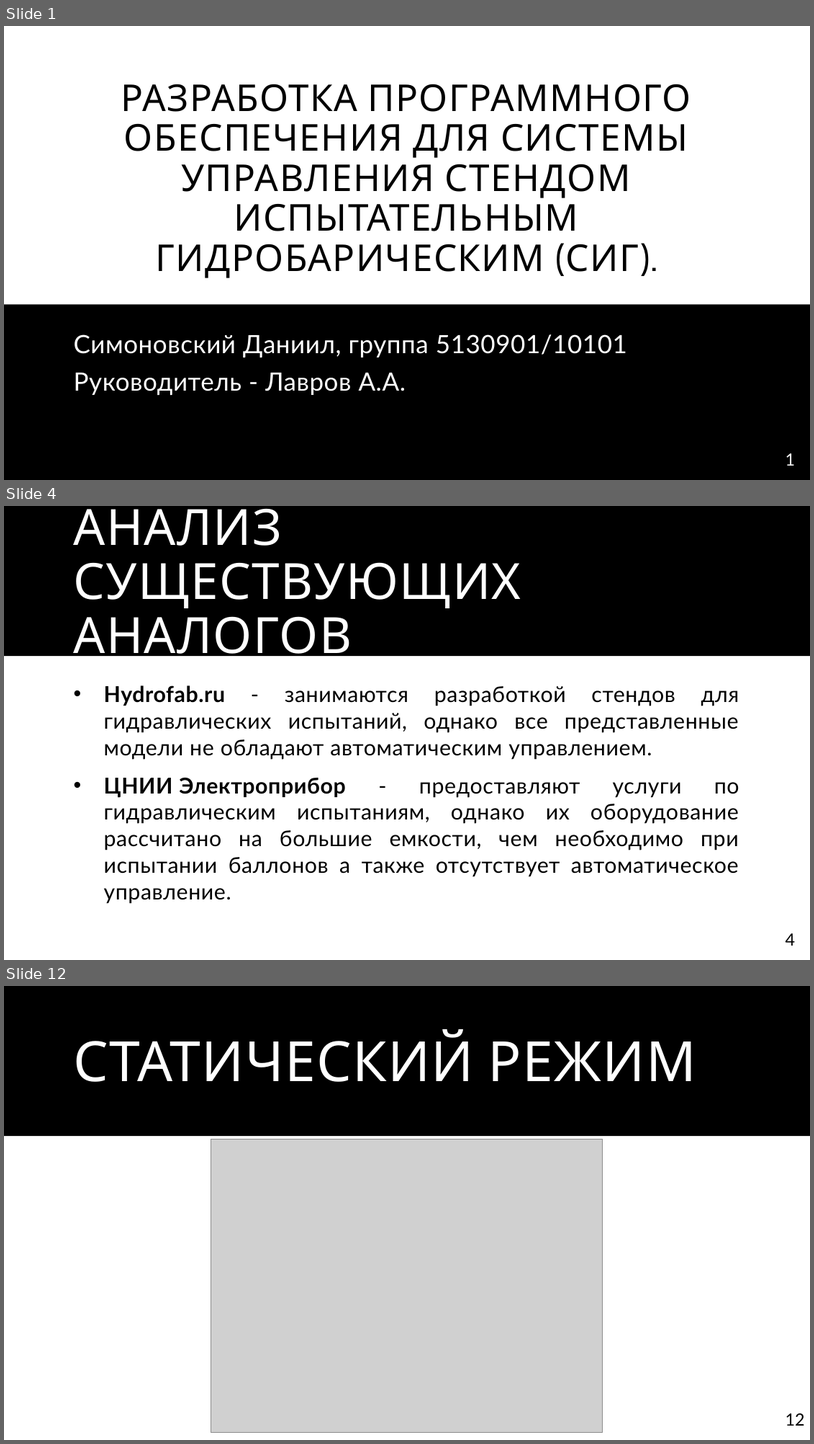
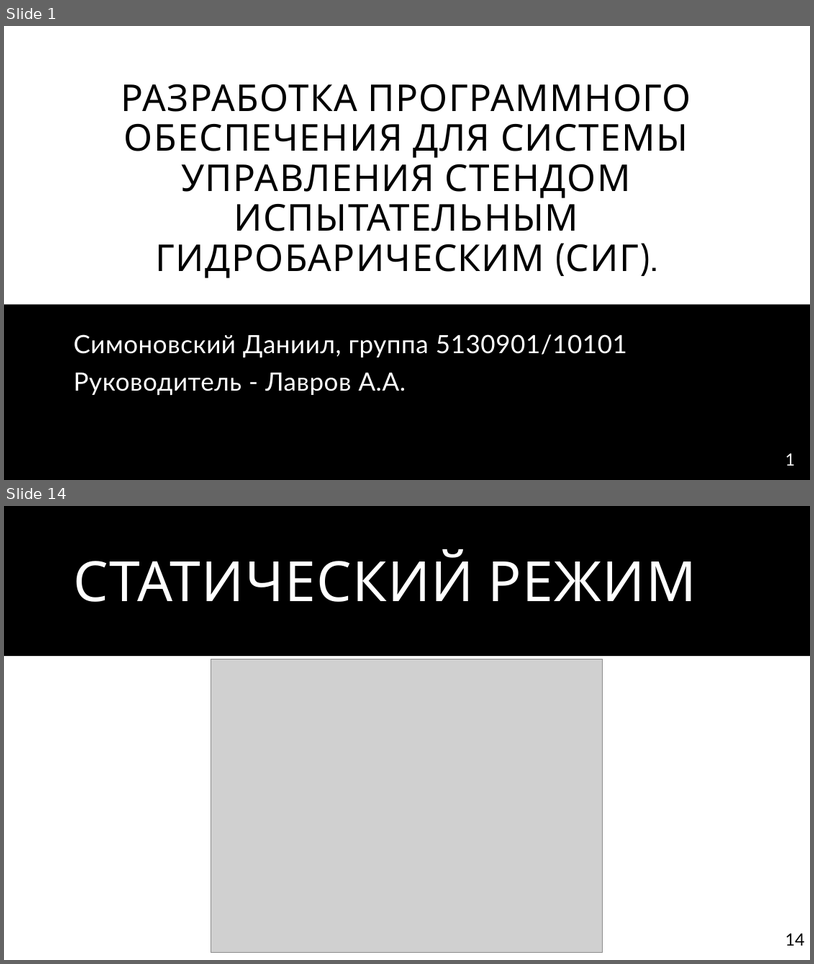
Before and after one commit to DafterT/FQW-SIG, a slide deck: Presentation/Защита СИГ.pptx. Shown one above the other, each under a label of ours: slides 1, 4 and 12 before the commit, slides 1 and 14 after it; the slides between them are not shown. The pictures are 814x1444 and 814x964 pixels, drawn with LibreOffice and Linux fonts; fonts in the diff are those of the drawing; grey boxes stand for pictures. Boxes give left, top, right and bottom in pixels: in the first picture for what was removed or moved away, otherwise in the second. Text is boxed around its words. In the diff, an @@ line names an element or a change of style, - is before the commit and + after.

```diff
--- a/Presentation/Защита СИГ.pptx
+++ b/Presentation/Защита СИГ.pptx
@@ slide 4 removed at (4, 506, 810, 960), background #FFFFFF; not listed: 1 template element that a slide beside it also shows @@
@@ title removed at (74, 508, 522, 666) @@
-АНАЛИЗ СУЩЕСТВУЮЩИХ АНАЛОГОВ
@@ text removed at (104, 685, 740, 903) @@
-• Hydrofab.ru - занимаются разработкой стендов для гидравлических испытаний, однако все представленные модели не обладают автоматическим управлением.
-• ЦНИИ Электроприбор - предоставляют услуги по гидравлическим испытаниям, однако их оборудование рассчитано на большие емкости, чем необходимо при испытании баллонов а также отсутствует автоматическое управление.
@@ page number removed at (786, 933, 796, 945) @@
-4
@@ what was slide 12 is now slide 14 @@
@@ page number at (786, 933, 805, 945): text changed @@
-12
+14
```
Also in this commit, not shown: 4 slides changed, 9 slides added, 8 other slides removed, 19 other files.
